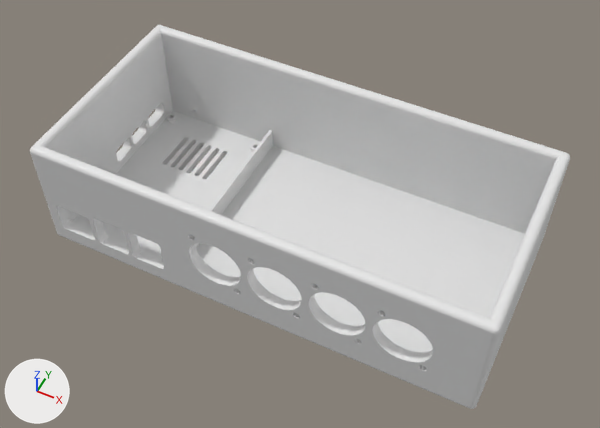
Renders of the Blender file BuzzerCase.blend from each side of a commit.
One viewpoint serves both versions: a 50 mm lens placed at (0.11, -0.226, 0.263), pointed at (0.003, -0.012, -0.004). Lighting does not change. The marker at lower left points along +X, +Y and +Z.

Script lines for the objects in view, before the commit:
```python
me_cube_005 = bpy.data.meshes.new('Cube.005')
me_cube_005.from_pydata(...)  # 4684 vertices, 2799 faces; spans x -0.1..0.1, y -0.055..0.043, z -0.028..0.028
ob_cube_001 = bpy.data.objects.new('Cube.001', me_cube_005)
ob_cube_001.location = (0.0, 0.0, 0.0)
```
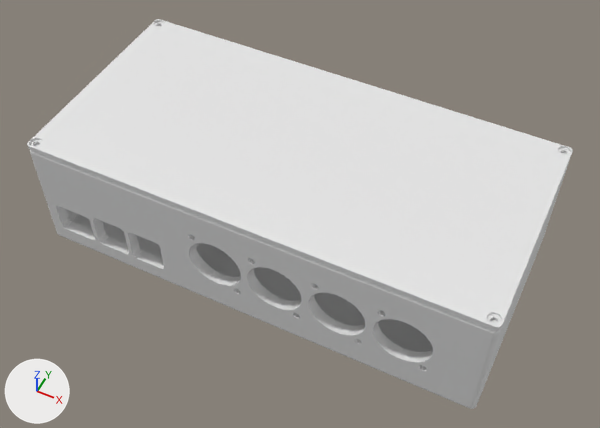
What changed in the scene script:
```text
Add me_cylinder_003:
    me_cylinder_003.from_pydata(...)  # a 32-sided cylinder along z spanning x -0.003..0.003, y -0.003..0.003, z -0.002..0.002; a 32-sided cylinder along z spanning x -0.001..0.001, y -0.001..0.001, z -0.005..0.003; a 32-sided cylinder along z spanning x -0.003..0.003, y 0.089..0.094, z -0.002..0.002; a 32-sided cylinder along z spanning x -0.001..0.001, y 0.09..0.093, z -0.005..0.003; a 32-sided cylinder along z spanning x 0.191..0.197, y -0.003..0.003, z -0.002..0.002; a 32-sided cylinder along z spanning x 0.193..0.195, y -0.001..0.001, z -0.005..0.003; a 32-sided cylinder along z spanning x 0.191..0.197, y 0.089..0.094, z -0.002..0.002; a 32-sided cylinder along z spanning x 0.193..0.195, y 0.09..0.093, z -0.005..0.003
Add me_cube_007:
    me_cube_007.from_pydata(...)  # 180 vertices, 202 faces; spans x -0.1..0.1, y -0.049..0.049, z -0.004..0.001
Add ob_lid:
    ob_lid = bpy.data.objects.new('Lid', me_cube_007)
    ob_lid.location = (0.0, -0.0063, 0.0287)
    _m = ob_lid.modifiers.new('Boolean', 'BOOLEAN')
    _m.object = ob_lid_holes
    _m.use_self = True
Add ob_lid_holes:
    ob_lid_holes = bpy.data.objects.new('Lid Holes', me_cylinder_003)
    ob_lid_holes.location = (-0.0971, -0.052, 0.0308)
    ob_lid_holes.hide_set(True)
```

Location of each change, (x1, y1, x2, y2) in pixels of the pictures (600 x 428 px):
'Lid', added: after (27, 19, 573, 331)
'Cube.001', unchanged, covered by the edit: (30, 25, 570, 409) in both
